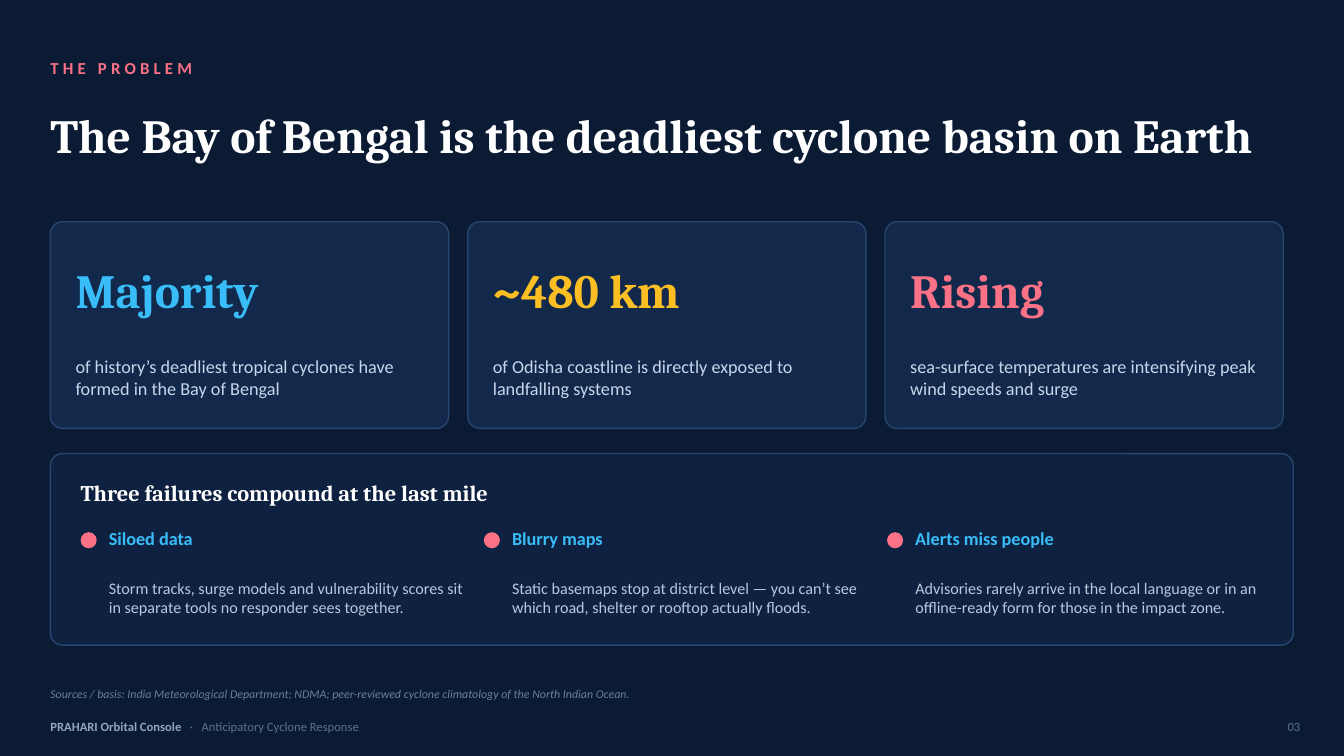
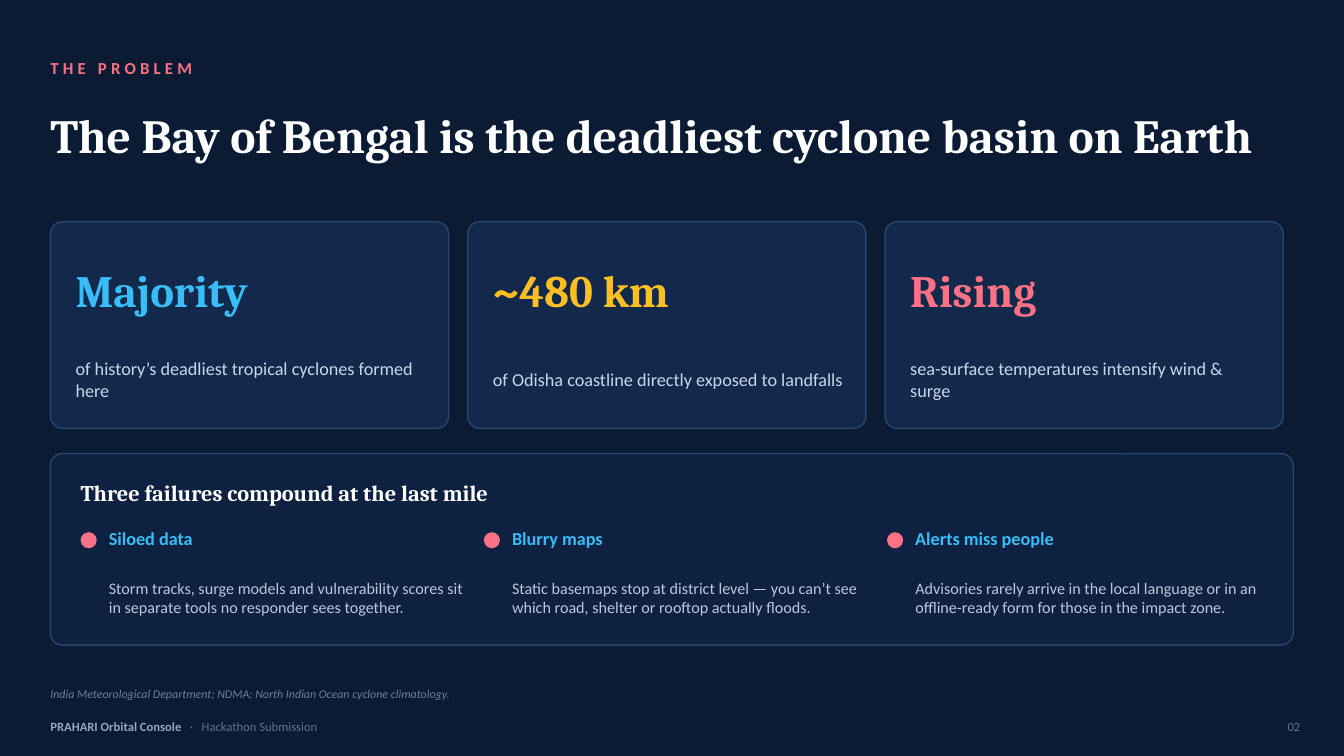
Before and after one commit to abhishek-0706/prahari-orbital-console, a slide deck: slide 2 of demo/PRAHARI_Orbital_Console.pptx (slide 3 before the commit). Drawn at 1344x756 pixels with LibreOffice and Linux fonts; fonts in the diff are those of the drawing. Boxes give left, top, right and bottom in pixels: in the first picture for what was removed or moved away, otherwise in the second. Text is boxed around its words. In the diff, an @@ line names an element or a change of style, - is before the commit and + after.

```diff
--- a/demo/PRAHARI_Orbital_Console.pptx
+++ b/demo/PRAHARI_Orbital_Console.pptx
@@ size 34 to 32 pt in 3 elements at box(76, 276, 248, 317), box(493, 276, 669, 308), box(910, 276, 1036, 317) @@
@@ text at box(76, 362, 413, 397): text changed @@
-of history’s deadliest tropical cyclones have formed in the Bay of Bengal
+of history’s deadliest tropical cyclones formed here
@@ text at box(493, 373, 842, 389): text changed @@
-of Odisha coastline is directly exposed to landfalling systems
+of Odisha coastline directly exposed to landfalls
@@ text at box(910, 362, 1206, 400): text changed @@
-sea-surface temperatures are intensifying peak wind speeds and surge
+sea-surface temperatures intensify wind & surge
@@ text at box(50, 690, 450, 700): text changed @@
-Sources / basis: India Meteorological Department; NDMA; peer-reviewed cyclone climatology of the North Indian Ocean.
+India Meteorological Department; NDMA; North Indian Ocean cyclone climatology.
@@ text at box(50, 722, 317, 731): text changed; text colour #5C7092 to #93A5C0; bold on @@
-PRAHARI Orbital Console · Anticipatory Cyclone Response
+PRAHARI Orbital Console · Hackathon Submission
```
Also in this commit, not shown: 6 other slides changed, 6 slides added, 9 slides removed, 4 other files.
